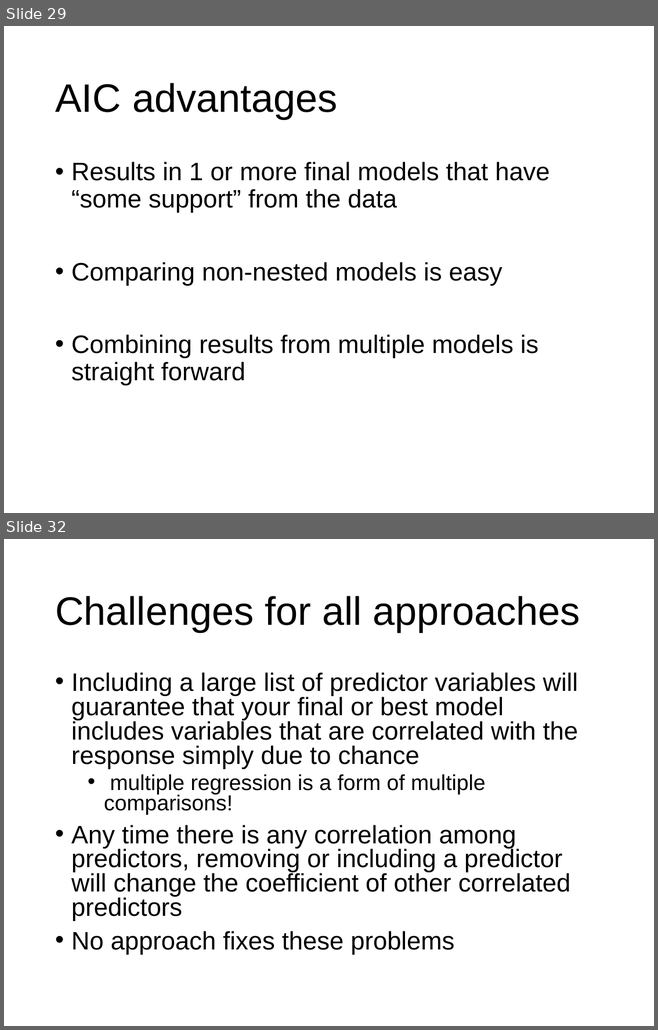
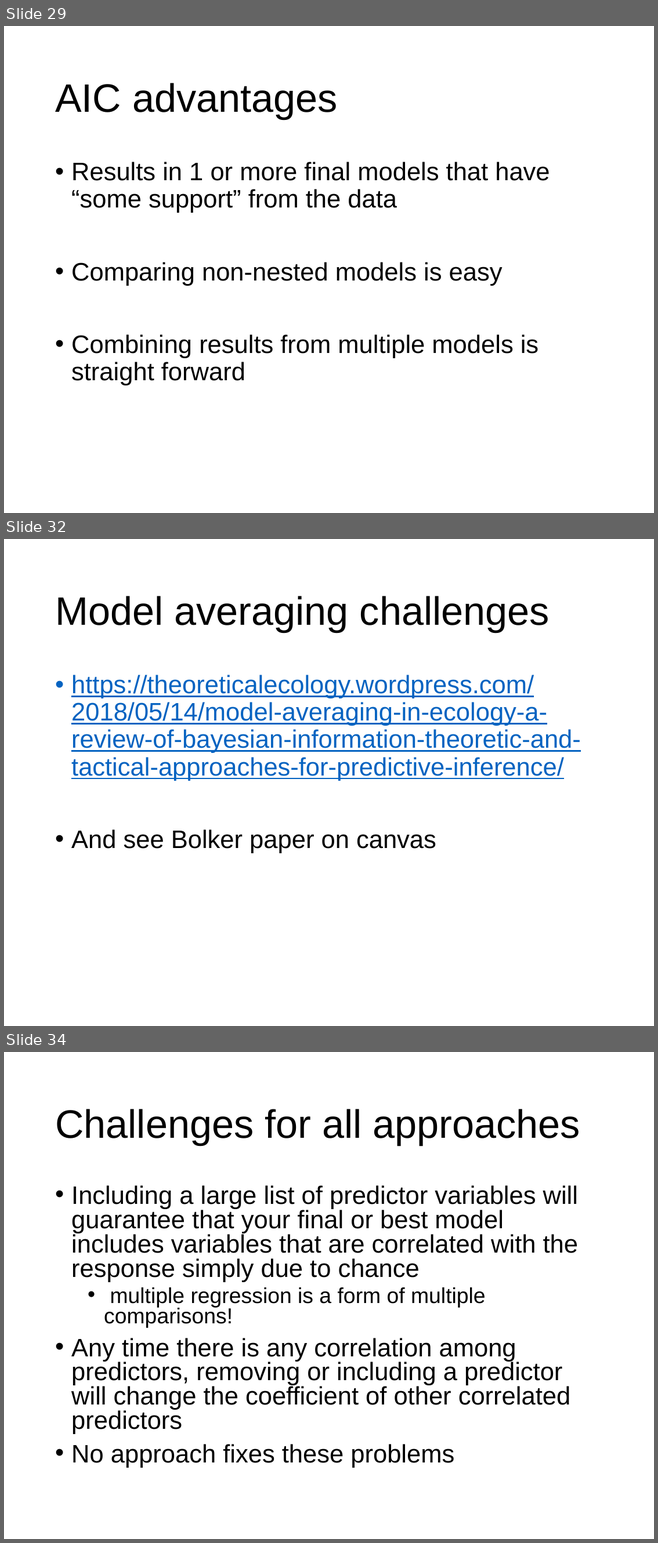
Before and after one commit to VTQuantMethodsEEB/klangwig, a slide deck: lectures/le111_model_selection.pptx. Shown one above the other, each under a label of ours: slides 29 and 32 before the commit, slides 29, 32 and 34 after it; the slides between them are not shown. The pictures are 658x1030 and 658x1543 pixels, drawn with LibreOffice and Linux fonts; fonts in the diff are those of the drawing. Boxes give left, top, right and bottom in pixels: in the first picture for what was removed or moved away, otherwise in the second. Text is boxed around its words. In the diff, an @@ line names an element or a change of style, - is before the commit and + after.

```diff
--- a/lectures/le111_model_selection.pptx
+++ b/lectures/le111_model_selection.pptx
@@ slide 32 added at <box>4,539,654,1026</box>, background #FFFFFF @@
@@ title added at <box>55,596,549,632</box>, 44 pt, text #000000 @@
+Model averaging challenges
@@ text added at <box>71,675,581,853</box>, 28 pt, text #0563C1, underline @@
+• https://theoreticalecology.wordpress.com/2018/05/14/model-averaging-in-ecology-a-review-of-bayesian-information-theoretic-and-tactical-approaches-for-predictive-inference/
+• And see Bolker paper on canvas
@@ what was slide 32 is now slide 34 @@
```
Also in this commit, not shown: 2 slides changed, 1 other slide added, 13 other files.
